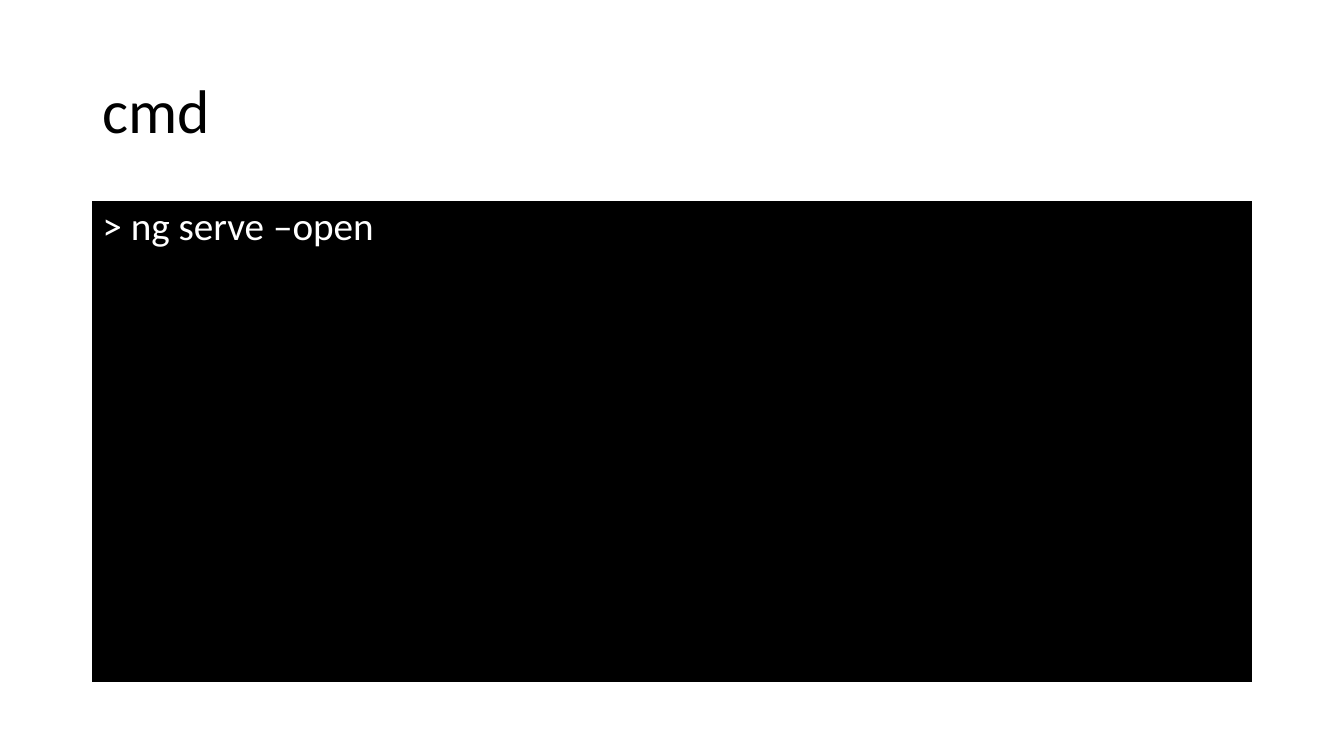
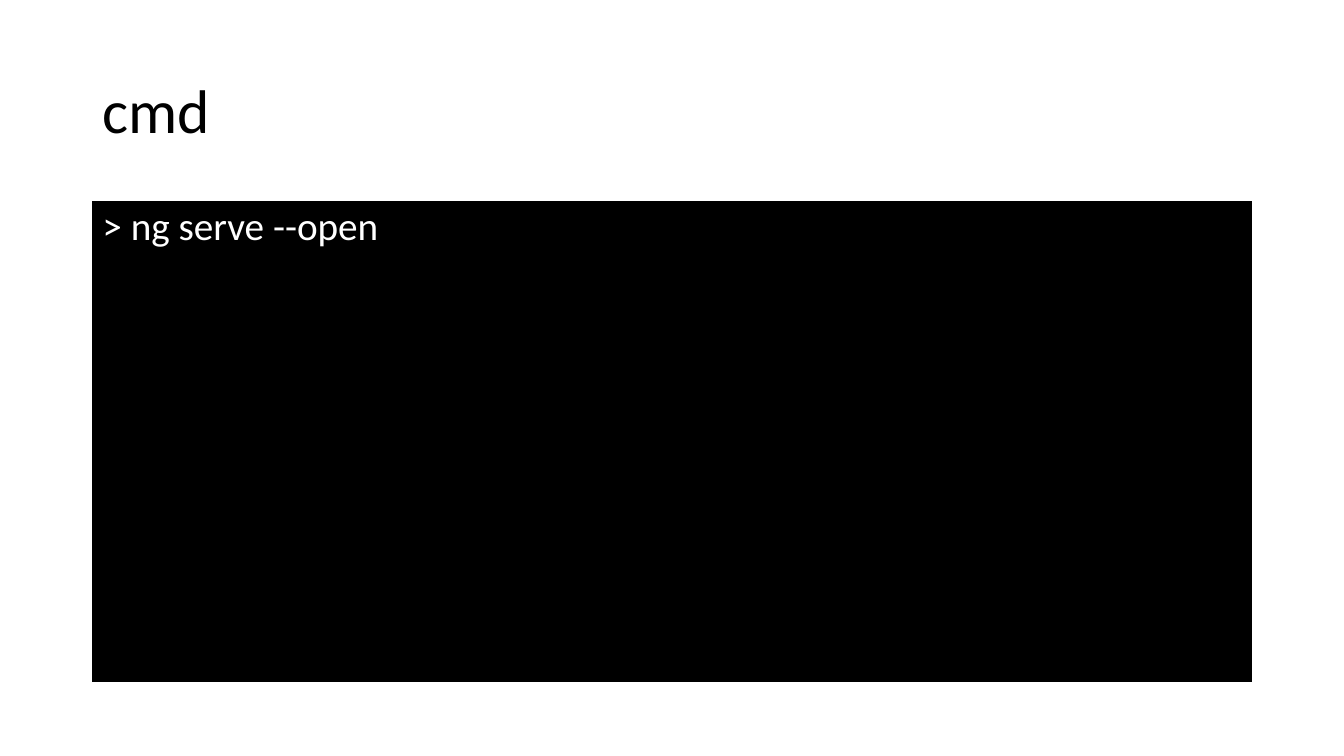
Before and after one commit to spirit-coding/todo-app-aj33349, a slide deck: slide 10 of Angular2.pptx (slide 8 before the commit). Drawn at 1344x756 pixels with LibreOffice and Linux fonts; fonts in the diff are those of the drawing. Boxes give left, top, right and bottom in pixels: in the first picture for what was removed or moved away, otherwise in the second. Text is boxed around its words. In the diff, an @@ line names an element or a change of style, - is before the commit and + after.

```diff
--- a/Angular2.pptx
+++ b/Angular2.pptx
@@ text at <box>131,221,378,247</box>: text changed @@
-> ng serve –open
+> ng serve --open
```
Also in this commit, not shown: 6 other slides changed, 4 slides added.
